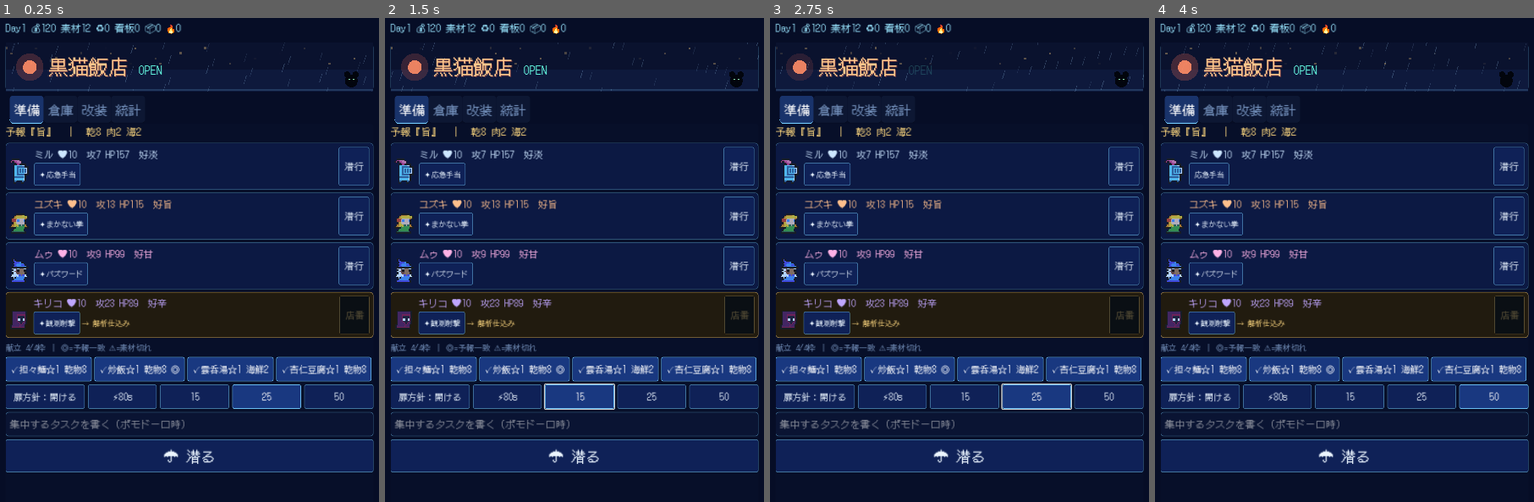
Above: before the commit, frames 1-4 (left to right).
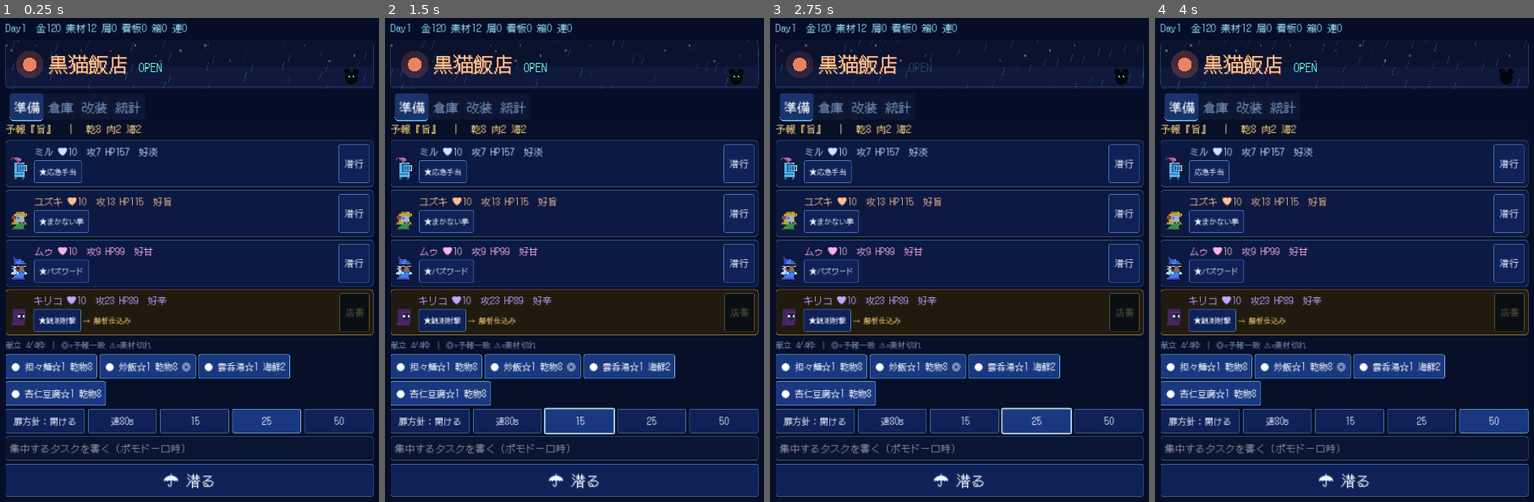
Above: after the commit, the same moments.

Repository: Conata/Pomodoro
Game: Godot game, scene res://main.tscn
Same seed, same stepped clock (60 frames per second), same inputs: the game is played once before the commit and once after it.
Inputs (mouse positions are in pixels of both pictures, inside the frame that each line leads up to):
- Up to frame 1 (0.25 s): no input
- Up to frame 2 (1.5 s): click (506, 419) at 0.5 s, where only the run after the commit has a clickable "速80s"; click "15" at 1.25 s
- Up to frame 3 (2.75 s): click "25" at 2 s
- Up to frame 4 (4 s): click "50" at 2.75 s; click (1211, 172) at 3.5 s, where only the run before the commit has a clickable "✦応急手当"

The runs differ from the first frame. In frame 1, 35% of the frame differs, in the area x 1-99%, y 1-99%; in frame 2, 36%; in frame 3, 36%; in frame 4, 35%.

Commit message:
fix: 閉店三行モーダルの右はみ出しと絵文字の豆腐表示を修正
- 閉店三行: 中央寄せが効かず画面右下にはみ出していたのを、全画面
  オーバーレイ＋縦スペーサーで上下中央＋束縛幅いっぱいのカードに作り直し。
  テキストはカード幅で折り返す（close_panel の型を Control に修正）
- 絵文字の豆腐対策: DotGothic16 の収録外グリフ（💰📦🔥♻⚡⏩⚠✓✦▮💬🐾🚢🎁）を
  fonttools で特定し、収録済みの文字／テキストへ置換
  （金/箱/連/屑/速/≫/！/●/★/■ ＋ ペット:・会話:・翌朝へ 等）。
  Web は emoji フォントへフォールバックできないため必須
- テスト70全パス、xvfb実画面で朝/潜行/閉店/夜を確認

https://claude.ai/code/session_016Bm5d2aQMXMz4o4Q9JWW5n

Diff:
--- a/main.gd
+++ b/main.gd
@@ -43,7 +43,7 @@
 var log_label: RichTextLabel
 var door_row: HBoxContainer
 var abandon_btn: Button
-var close_panel: PanelContainer
+var close_panel: Control
 var close_text: Label
 var night_panel: ScrollContainer
 var night_box: VBoxContainer
@@ -455,7 +455,7 @@
 	door_btn = _button("", _on_door_policy, 17)
 	door_btn.custom_minimum_size = Vector2(150, 0)
 	ctrl.add_child(door_btn)
-	for opt in [["⚡80s", "quick", 0.0], ["15", "pomo", 15.0], ["25", "pomo", 25.0], ["50", "pomo", 50.0]]:
+	for opt in [["速80s", "quick", 0.0], ["15", "pomo", 15.0], ["25", "pomo", 25.0], ["50", "pomo", 50.0]]:
 		var b := Button.new()
 		b.toggle_mode = true
 		b.button_group = mode_group
@@ -508,7 +508,7 @@
 	dbg.add_theme_constant_override("separation", 6)
 	var dbg_label := _label("DEBUG", 14, Color(1, 1, 1, 0.3))
 	dbg.add_child(dbg_label)
-	for opt in [["⏩ +1分", 60.0], ["⏩ +10分", 600.0], ["⏩ 完走まで", -1.0]]:
+	for opt in [["≫ +1分", 60.0], ["≫ +10分", 600.0], ["≫ 完走まで", -1.0]]:
 		var b := _button(String(opt[0]), _on_debug_ff.bind(float(opt[1])), 16)
 		b.modulate = Color(1, 1, 1, 0.55)
 		dbg.add_child(b)
@@ -560,17 +560,42 @@
 
 
 func _build_close() -> void:
-	close_panel = PanelContainer.new()
-	close_panel.set_anchors_preset(Control.PRESET_CENTER)
+	# 全画面オーバーレイ＋中央カード（はみ出し防止のため幅をマージンで束縛）
+	close_panel = Control.new()
+	close_panel.set_anchors_preset(Control.PRESET_FULL_RECT)
 	close_panel.visible = false
+	var backdrop := ColorRect.new()
+	backdrop.color = Color(0.01, 0.02, 0.06, 0.82)
+	backdrop.set_anchors_preset(Control.PRESET_FULL_RECT)
+	close_panel.add_child(backdrop)
+	var margin := MarginContainer.new()
+	margin.set_anchors_preset(Control.PRESET_FULL_RECT)
+	for m in ["margin_left", "margin_right"]:
+		margin.add_theme_constant_override(m, 28)
+	close_panel.add_child(margin)
+	# 縦スペーサーで上下中央寄せしつつ、カードは束縛幅いっぱいに広げる
+	var col := VBoxContainer.new()
+	margin.add_child(col)
+	var sp_top := Control.new()
+	sp_top.size_flags_vertical = Control.SIZE_EXPAND_FILL
+	col.add_child(sp_top)
+	var card := PanelContainer.new()
+	card.size_flags_horizontal = Control.SIZE_EXPAND_FILL
 	var box := VBoxContainer.new()
-	box.custom_minimum_size = Vector2(580, 0)
-	box.add_theme_constant_override("separation", 12)
+	box.size_flags_horizontal = Control.SIZE_EXPAND_FILL
+	box.add_theme_constant_override("separation", 14)
 	box.add_child(_label("― 閉店三行 ―", 28, Color(0.6, 0.95, 1.0)))
-	close_text = _label("", 23)
+	close_text = _label("", 22)
+	close_text.size_flags_horizontal = Control.SIZE_EXPAND_FILL
 	box.add_child(close_text)
-	box.add_child(_button("閉店作業へ", _on_close_done, 26))
-	close_panel.add_child(box)
+	var done := _button("閉店作業へ", _on_close_done, 26)
+	done.custom_minimum_size = Vector2(0, 54)
+	box.add_child(done)
+	card.add_child(box)
+	col.add_child(card)
+	var sp_bot := Control.new()
+	sp_bot.size_flags_vertical = Control.SIZE_EXPAND_FILL
+	col.add_child(sp_bot)
 	add_child(close_panel)
 
 
@@ -640,7 +665,7 @@
 
 func _header_text() -> String:
 	var s := sim.state
-	return "Day%d 💰%d 素材%d ♻%d 看板%d 📦%d 🔥%d" % [
+	return "Day%d  金%d 素材%d 屑%d 看板%d 箱%d 連%d" % [
 		int(s["day"]), int(s["gold"]), sim.stock_total(), int(s["scrap"]),
 		sim.sign_total(), s["boxes"].size(), int(s["streak"])]
 
@@ -670,9 +695,9 @@
 		var b2 := Button.new()
 		b2.toggle_mode = true
 		b2.button_pressed = in_menu
-		b2.text = "%s%s☆%d %s%d%s%s" % ["✓" if in_menu else "", r["name"], star,
+		b2.text = "%s%s☆%d %s%d%s%s" % ["● " if in_menu else "", r["name"], star,
 				KuroData.ING_NAMES[r["ing"]], ing_stock,
-				" ◎" if hit else "", " ⚠" if ing_stock <= 0 else ""]
+				" ◎" if hit else "", " ！" if ing_stock <= 0 else ""]
 		b2.add_theme_font_size_override("font_size", 17)
 		if in_menu:
 			b2.add_theme_color_override("font_color", Color(1.0, 0.9, 0.55))
@@ -713,7 +738,7 @@
 	for sid in sim.known_skills(id):
 		var def: Dictionary = KuroData.SKILL_DB[sid]
 		var equipped: bool = sid in s["girls"][id]["skills_eq"]
-		var sk := _button(("✦" if equipped else "") + String(def["name"]), _on_skill_toggle.bind(id, String(sid)), 14)
+		var sk := _button(("★" if equipped else "") + String(def["name"]), _on_skill_toggle.bind(id, String(sid)), 14)
 		if not equipped and s["girls"][id]["skills_eq"].size() >= sim.skill_slots():
 			sk.disabled = true
 		skill_row.add_child(sk)
@@ -748,14 +773,14 @@
 			var sl := _label("【住民の物語】\n" + String(night_data["story"]), 19, Color(1.0, 0.9, 0.6))
 			sp.add_child(sl)
 			night_box.add_child(sp)
-	var open_b := _button("📦 箱を開ける（残り %d）" % s["boxes"].size(), _on_open_box, 24)
+	var open_b := _button("箱を開ける（残り %d）" % s["boxes"].size(), _on_open_box, 24)
 	open_b.disabled = s["boxes"].is_empty()
 	night_box.add_child(open_b)
 	var talk := sim.available_talk()
 	if not talk.is_empty():
 		var g: Dictionary = KuroData.GIRLS[talk["girl"]]
 		var scene: Dictionary = TalkData.TALKS[talk["girl"]][talk["tier"]]
-		var tb := _button("💬 %s と話す —「%s」" % [g["name"], scene["title"]],
+		var tb := _button("会話：%s —「%s」" % [g["name"], scene["title"]],
 				_on_talk_start.bind(String(talk["girl"]), int(talk["tier"])), 24)
 		tb.modulate = Color(1.0, 0.85, 0.95)
 		night_box.add_child(tb)
@@ -782,7 +807,7 @@
 		var text := ""
 		if entry["type"] == "pet":
 			var pet: Dictionary = KuroData.PETS[entry["pet"]]
-			text = "🐾 %s — %s" % [pet["name"], pet["desc"]]
+			text = "ペット：%s — %s" % [pet["name"], pet["desc"]]
 		else:
 			var it: Dictionary = entry["item"]
 			text = "%s %s" % [SimItems.display_name(it), SimItems.affix_text(it)]
@@ -806,7 +831,7 @@
 
 func _ship_head(now: float) -> String:
 	var rem := maxf(0.0, KuroData.SHIP_ROTATE_SEC - (now - float(sim.state["ship"]["rotated"])))
-	return "― 🚢 交易船（入替まで %s）―" % _mmss(rem)
+	return "― 交易船（入替まで %s）―" % _mmss(rem)
 
 
 func _refresh_inventory() -> void:
@@ -814,7 +839,7 @@
 	var s := sim.state
 	var row := HBoxContainer.new()
 	row.add_theme_constant_override("separation", 6)
-	row.add_child(_label("♻ 廃材 %d" % int(s["scrap"]), 20, Color(0.7, 1.0, 0.85)))
+	row.add_child(_label("廃材 %d" % int(s["scrap"]), 20, Color(0.7, 1.0, 0.85)))
 	row.add_child(_button("一括分解", _on_bulk_salvage, 20))
 	row.add_child(_button("合成 3→1", _on_synthesize, 20))
 	inv_box.add_child(row)
@@ -880,13 +905,13 @@
 	var runs_today := int(s["daily"]["runs"]) if String(s["daily"]["date"]) == today else 0
 	stats_box.add_child(_label("デイリー: 今日 %d/3 完走（ポモドーロのみ）" % runs_today, 18))
 	if runs_today >= 3 and not s["daily"]["claimed"]:
-		stats_box.add_child(_button("🎁 デイリー報酬（+500G）", _on_claim_daily, 22))
+		stats_box.add_child(_button("デイリー報酬（+500G）", _on_claim_daily, 22))
 	stats_box.add_child(_label("― 週間集中グラフ ―", 16, COL_DIM))
 	var now := Time.get_unix_time_from_system()
 	for i in range(6, -1, -1):
 		var date := Time.get_datetime_string_from_unix_time(int(now) - i * 86400).substr(0, 10)
 		var minutes := float(s["weekly"].get(date, 0.0))
-		var bar := "▮".repeat(mini(int(minutes / 15.0) + (1 if minutes > 0.0 else 0), 20))
+		var bar := "■".repeat(mini(int(minutes / 15.0) + (1 if minutes > 0.0 else 0), 20))
 		stats_box.add_child(_label("%s  %s %d分" % [date.substr(5), bar, int(minutes)], 16))
 	stats_box.add_child(_label(
 		"Sprites:0x72(CC0) FX:pimen SFX:Leohpaz Music:Abstraction(CC0) Font:DotGothic16(OFL)",
--- a/src/ui/renov_view.gd
+++ b/src/ui/renov_view.gd
@@ -57,8 +57,8 @@
 		var w := font.get_string_size(nm, HORIZONTAL_ALIGNMENT_CENTER, -1, 15).x
 		draw_string(font, c + Vector2(-w * 0.5, RADIUS + 19), nm, HORIZONTAL_ALIGNMENT_LEFT, -1, 15, label_color)
 		if owned:
-			var mw := font.get_string_size("✓", HORIZONTAL_ALIGNMENT_CENTER, -1, 18).x
-			draw_string(font, c + Vector2(-mw * 0.5, 7), "✓", HORIZONTAL_ALIGNMENT_LEFT, -1, 18, Color(0.6, 1.0, 1.0))
+			var mw := font.get_string_size("●", HORIZONTAL_ALIGNMENT_CENTER, -1, 18).x
+			draw_string(font, c + Vector2(-mw * 0.5, 7), "●", HORIZONTAL_ALIGNMENT_LEFT, -1, 18, Color(0.6, 1.0, 1.0))
 		else:
 			var cost := "%dG" % int(node["cost"])
 			var cw := font.get_string_size(cost, HORIZONTAL_ALIGNMENT_CENTER, -1, 13).x
